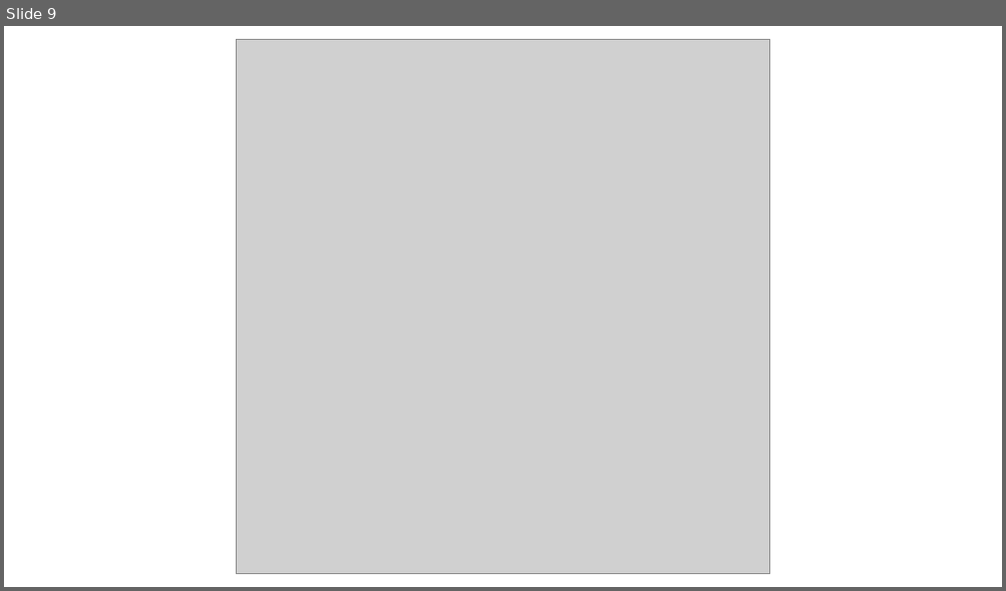
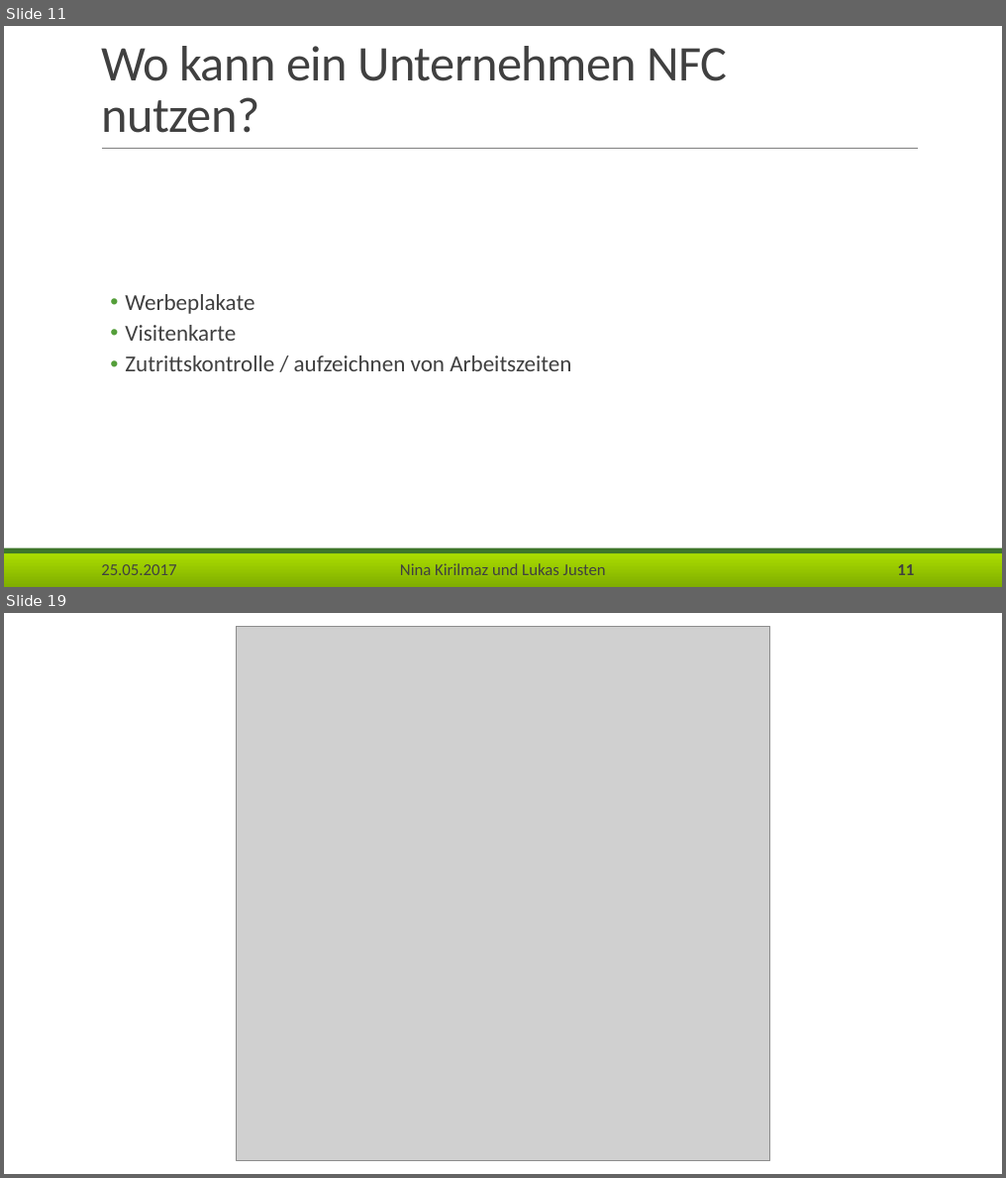
Before and after one commit to Lukas-Justen/MOVS, a slide deck: NFC.pptx. Shown one above the other, each under a label of ours: slide 9 before the commit, slides 11 and 19 after it; the slides between them are not shown. The pictures are 1006x591 and 1006x1178 pixels, drawn with LibreOffice and Linux fonts; fonts in the diff are those of the drawing; grey boxes stand for pictures; background and template pictures are left out. Boxes give left, top, right and bottom in pixels: in the first picture for what was removed or moved away, otherwise in the second. Text is boxed around its words. In the diff, an @@ line names an element or a change of style, - is before the commit and + after.

```diff
--- a/NFC.pptx
+++ b/NFC.pptx
@@ slide 11 added at (4,26,1002,587), background #FFFFFF; not listed: 2 template elements that a slide beside it also shows @@
@@ title added at (101,46,728,133), 48 pt, text #404040 @@
+Wo kann ein Unternehmen NFC nutzen?
@@ line added from (102, 148) to (918, 148), #808080 0.5 pt @@
@@ text added at (125,294,571,372), 22 pt, text #404040 @@
+  • Werbeplakate
+  • Visitenkarte
+  • Zutrittskontrolle / aufzeichnen von Arbeitszeiten
@@ text added at (101,565,176,575), 16 pt, text #404040 @@
+25.05.2017
@@ text added at (400,564,606,575), 16 pt, text #404040 @@
+Nina Kirilmaz und Lukas Justen
@@ page number added at (897,565,914,575), 16 pt, text #404040, bold @@
+11
@@ what was slide 9 is now slide 19 @@
```
Also in this commit, not shown: 12 slides changed, 9 other slides added.
